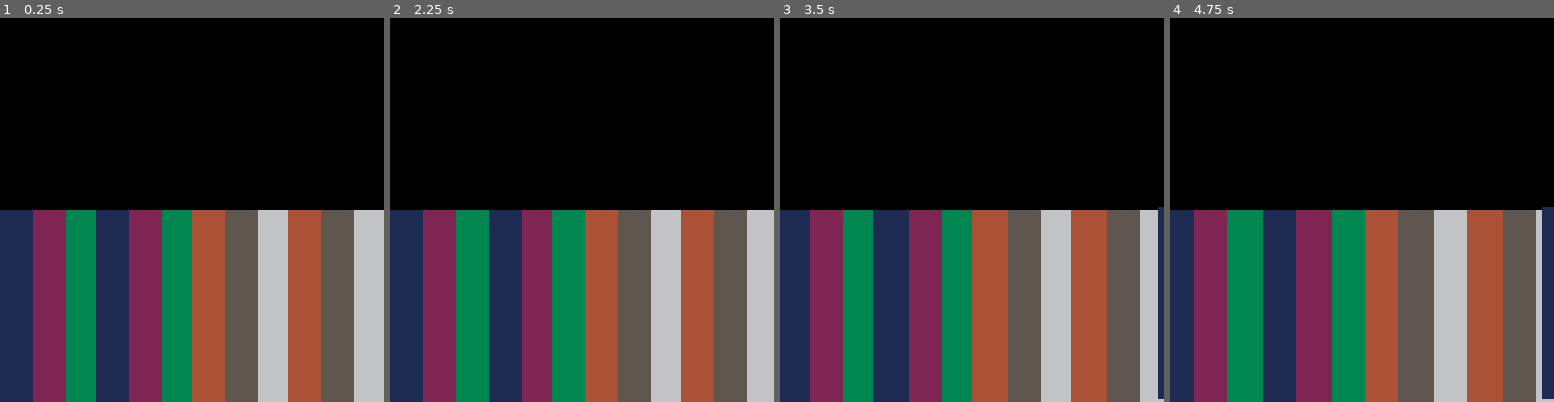
Above: before the commit, frames 1-4 (left to right).
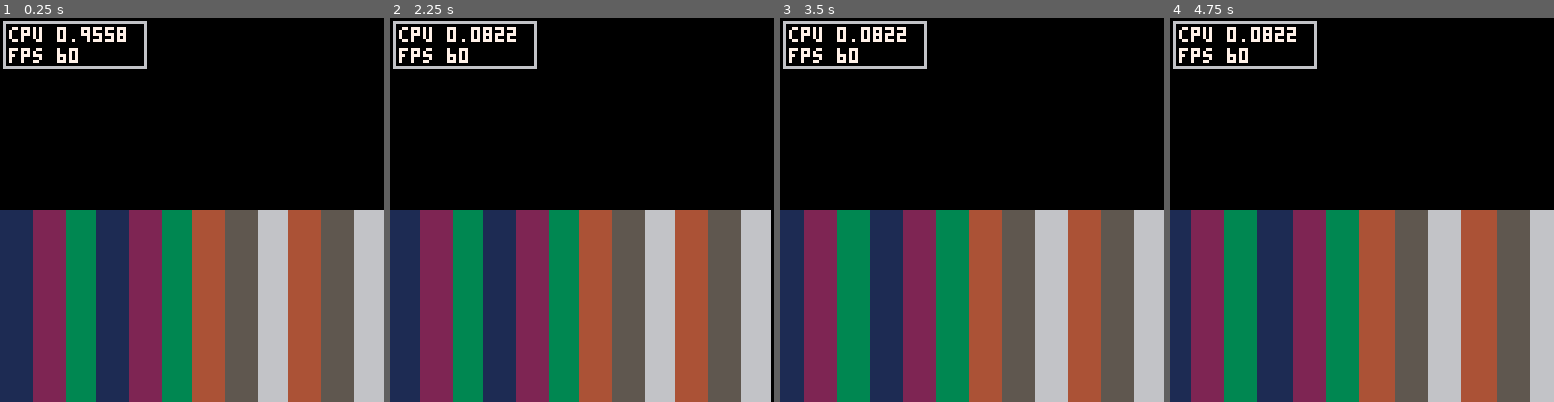
Above: after the commit, the same moments.

Repository: Shfty/carts
Game: PICO-8 cartridge pokedraw.p8
The game is run twice, just before and just after one commit, with the same random seed, the same clock (stepped at 60 frames per second) and the same inputs.
Inputs:
- Up to frame 1 (0.25 s): no input
- Up to frame 2 (2.25 s): tap X (X key) at 0.33, 1.07, 1.85 s; tap O (Z key) at 0.7, 1.7, 2.1 s; hold Right 1.6-2.1 s; hold Up from 2.15 s (still down)
- Up to frame 3 (3.5 s): release Up at 2.42 s; hold Right 2.47-3.03 s; tap O (Z key) at 2.5, 2.9, 3.3 s; tap X (X key) at 2.97 s; hold Left from 3.08 s (still down)
- Up to frame 4 (4.75 s): release Left at 3.58 s; tap O (Z key) at 3.7, 4.1, 4.5 s; hold Right 4.02-4.68 s; tap X (X key) at 4.08 s; hold Up from 4.73 s (still down)

The runs differ from the first frame. In frame 1, 1.6% of the frame differs, in the area x 0-39%, y 0-14%; in frame 2, 9.4%; in frame 3, 9.8%; in frame 4, 10%, in the area x 0-100%, y 0-100%.

Commit message:
Add CPU measurement to pokedraw

Diff:
--- a/pokedraw.p8
+++ b/pokedraw.p8
@@ -1,30 +1,21 @@
 pico-8 cartridge // http://www.pico-8.com
 version 16
 __lua__
+-- globals
+
 p_scr = 0x6000
+p_udata = 0x4300
 c = {1,2,3,1,2,3,4,5,6,4,5,6}
+draw_poke = true
 
 sx = 0
 ex = 127
 
-function _update60()
-	if(btnp(4)) then sx -= 1 end
-	if(btnp(5)) then sx += 1 end
-	if(btnp(0)) then ex -= 1 end
-	if(btnp(1)) then ex += 1 end
-end
+rec16=1/16
 
-function _draw()
-	cls()
- for y = 64,127 do
- 	pokeline(sx,ex,y,c)
-	end
-end
-
-rec16=1/16
-function pokeline(xa,xb,y,cols)
-	cols = cols or {0}
-
+-->8
+-- pokeline
+function pokeline(xa,xb,y)
 	local fa = xa * 0.5
 	local fb = xb * 0.5
 	local ia = flr(fa)
@@ -43,17 +34,62 @@
 			local ld = li-xa
 			local td = xb-xa+1
 			local norm = ld/td
-			lc = cols[1+flr(norm*#cols)]
+			lc = c[1+flr(norm*#c)]
 		end
 
 		if ri <= xb then
 			local ld = ri-xa
 			local td = xb-xa+1
 			local norm = ld/td
-			rc = cols[1+flr(norm*#cols)]
+			rc = c[1+flr(norm*#c)]
 		end
 
 		local cc = lc+rc*16
 		poke(p_pix, cc)
 	end
 end
+-->8
+-- drawline
+function drawline(xa,xb,y,cols)
+	local cols = cols or {0}
+
+	local step = (xb-xa)/#cols
+	i=1
+	for x = xa,xb,step do
+		local le = x+step
+		rect(x,y,le,y,cols[i])
+		i += 1
+	end
+end
+-->8
+-- main
+
+function _update60()
+	if(btnp(4)) then sx -= 1 end
+	if(btnp(5)) then sx += 1 end
+	if(btnp(0)) then ex -= 1 end
+	if(btnp(1)) then ex += 1 end
+	if(btnp(2)) then
+		draw_poke = not draw_poke
+	end
+end
+
+function _draw()
+	cls()
+ for y = 64,127 do
+ 	if(draw_poke) then
+ 		pokeline(sx,ex,y,c)
+ 	else
+ 		drawline(sx,ex,y,c)
+ 	end
+	end
+
+ -- draw ui
+ rect(1,1,48,16,6)
+ rectfill(2,2,47,15,0)
+
+ fillp()
+ color(7)
+ print("cpu "..stat(1)*0.5,3,3)
+ print("fps "..stat(8),3,10)
+end
